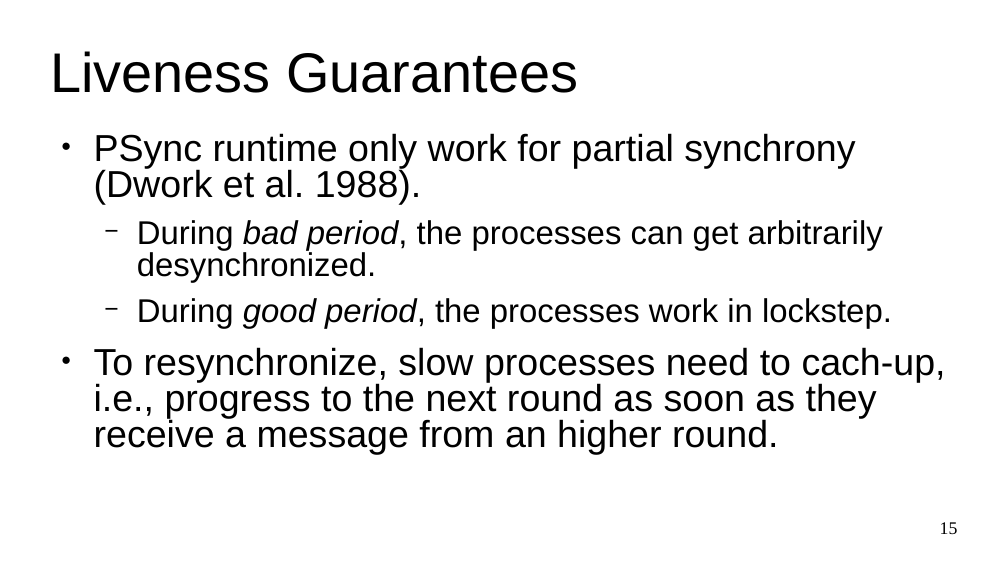
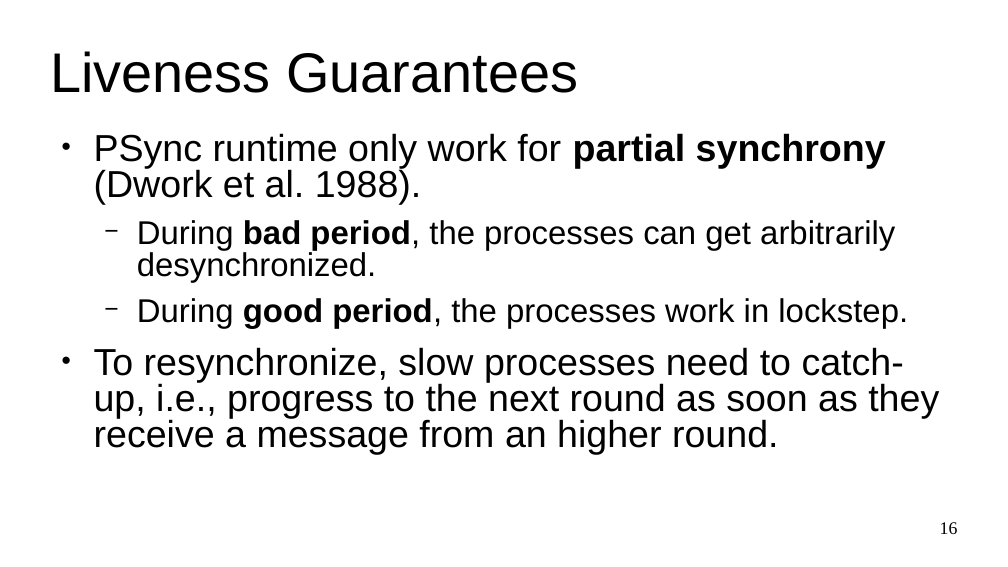
Before and after one commit to dzufferey/presentations, a slide deck: slide 16 of 2020_09_04_FRIDA/presentation.odp (slide 15 before the commit). Drawn at 1008x567 pixels with LibreOffice and Linux fonts; fonts in the diff are those of the drawing. Boxes give left, top, right and bottom in pixels: in the first picture for what was removed or moved away, otherwise in the second. Text is boxed around its words. In the diff, an @@ line names an element or a change of style, - is before the commit and + after.

```diff
--- a/2020_09_04_FRIDA/presentation.odp
+++ b/2020_09_04_FRIDA/presentation.odp
@@ text at (94,133,908,328): bold on in "partial synchrony", "bad period,", "good period,"; italic off in "bad period,", "good period," @@
@@ text at (94,347,939,454): text changed @@
-● To resynchronize, slow processes need to cach-up, i.e., progress to the next round as soon as they receive a message from an higher round.
+● To resynchronize, slow processes need to catch-up, i.e., progress to the next round as soon as they receive a message from an higher round.
@@ page number at (940,522,958,534): text changed @@
-15
+16
```
Also in this commit, not shown: 21 other slides changed, 1 slide added, 1 slide removed, 2 other files.
